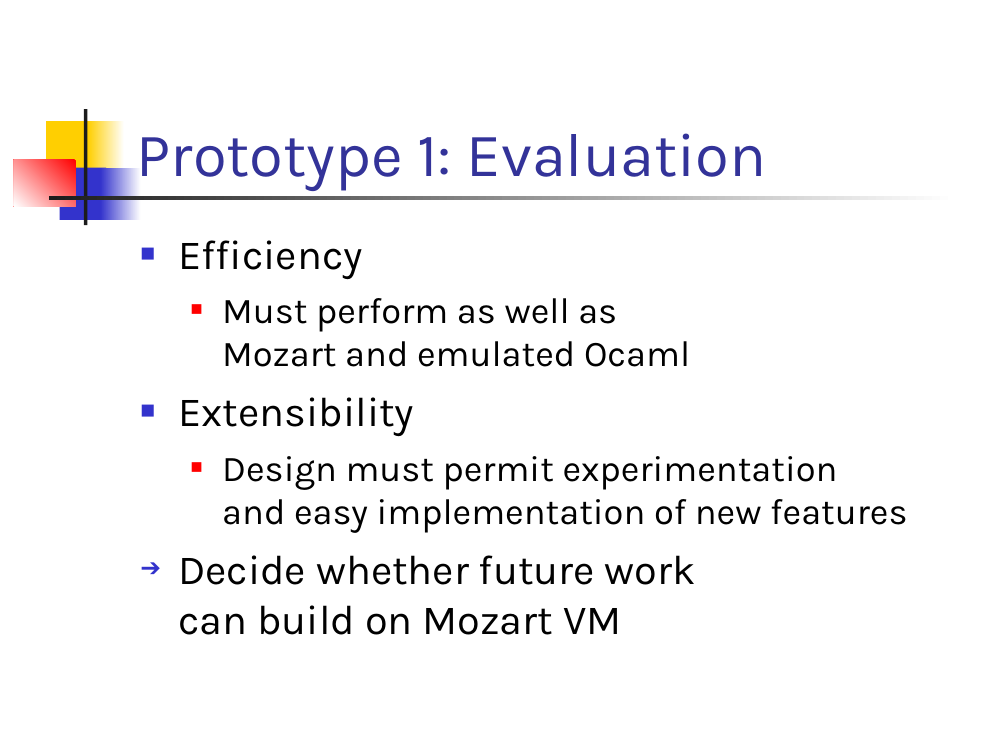
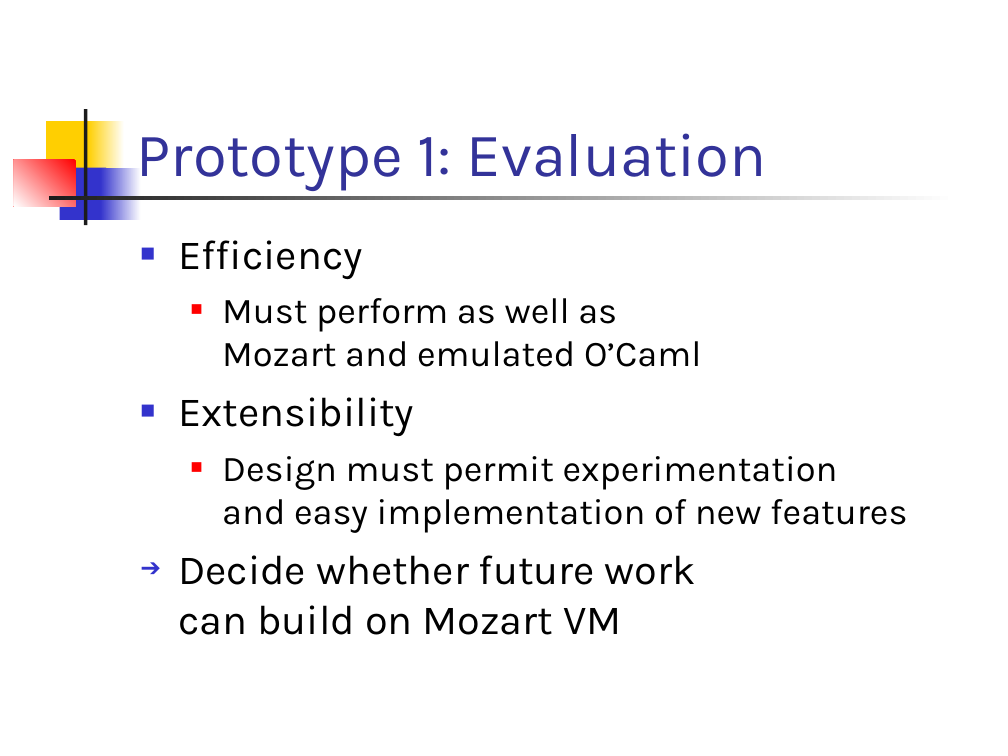
Before and after one commit to doublec/aliceml-abandoned, a slide deck: slide 6 of doc/presentations/progress19990916.ppt. Drawn at 1008x756 pixels with LibreOffice and Linux fonts; fonts in the diff are those of the drawing. Boxes give left, top, right and bottom in pixels: in the first picture for what was removed or moved away, otherwise in the second. Text is boxed around its words. In the diff, an @@ line names an element or a change of style, - is before the commit and + after.

```diff
--- a/doc/presentations/progress19990916.ppt
+++ b/doc/presentations/progress19990916.ppt
@@ text at bbox=[222, 298, 701, 367]: text changed @@
-  ■ Must perform as well as
-    Mozart and emulated Ocaml
+  ■ Must perform as well as
+    Mozart and emulated O’Caml
```
Also in this commit, not shown: 5 other slides changed.
